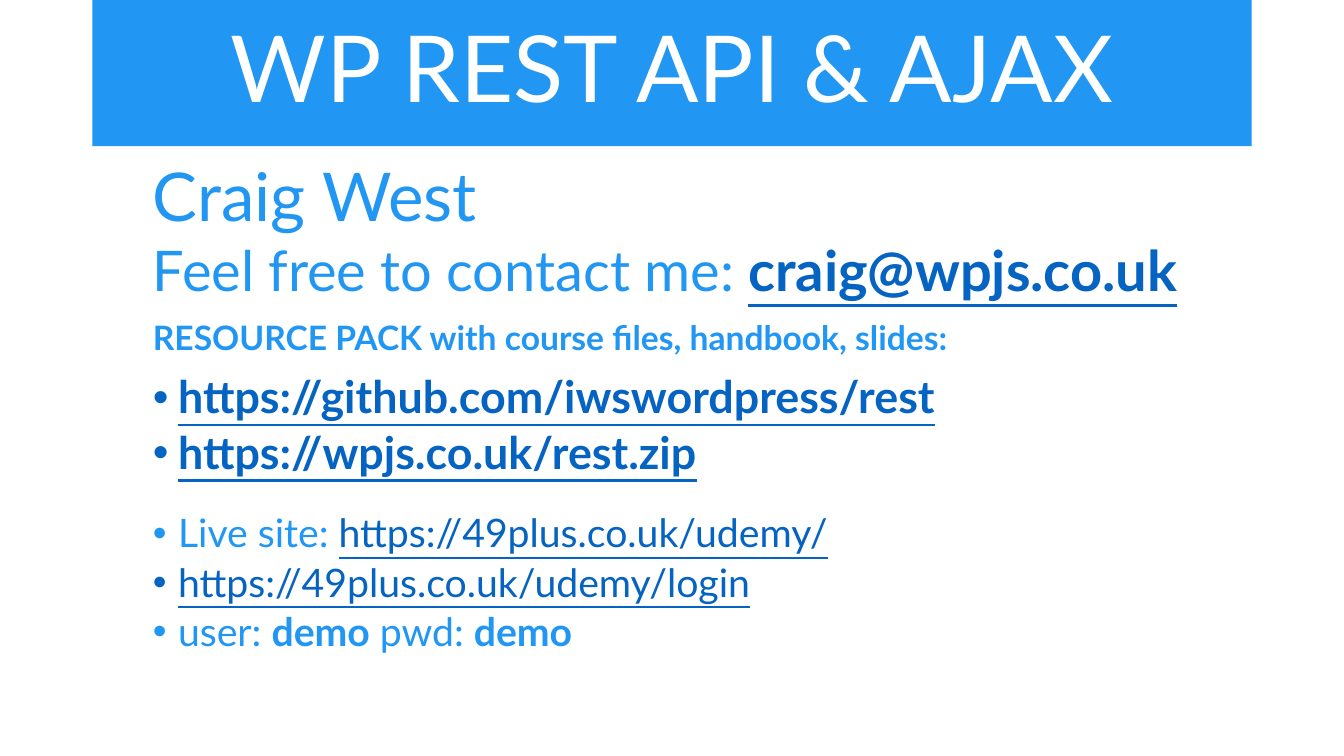
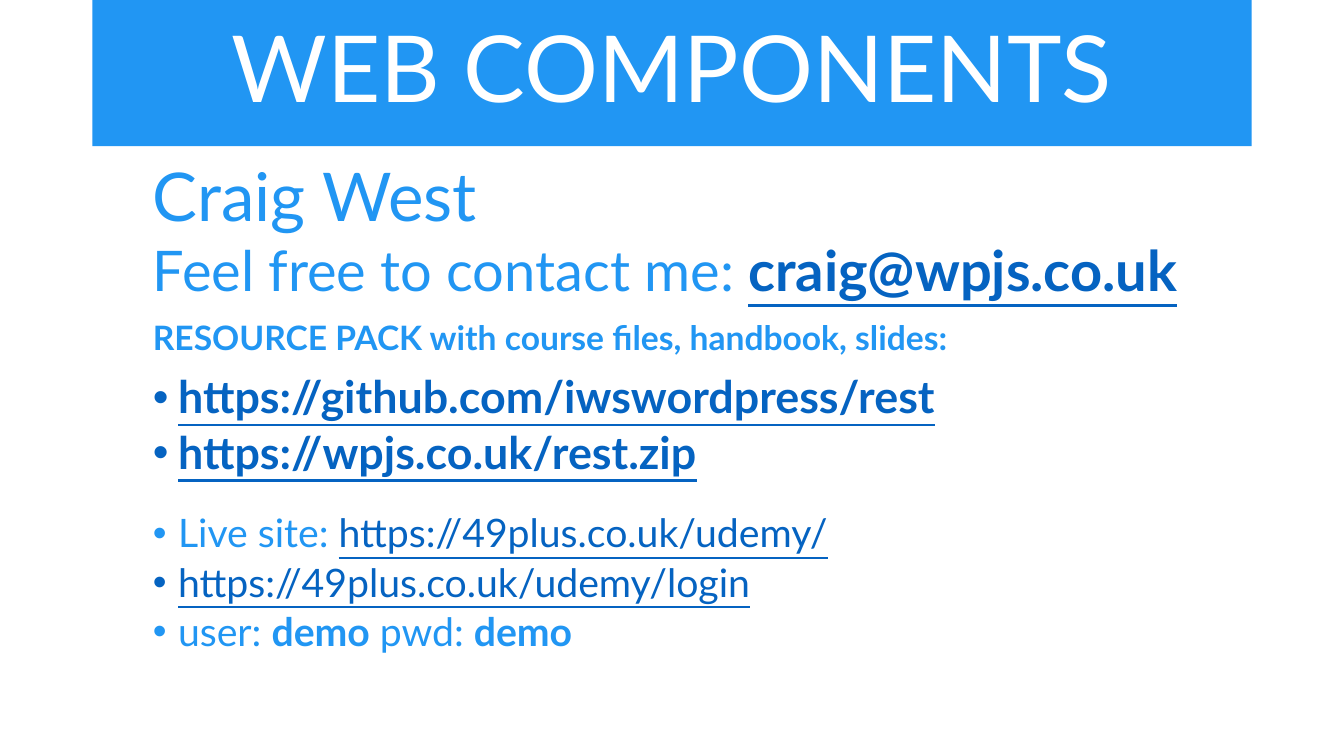
Before and after one commit to iwswordpress/rest, a slide deck: slide 1 of rest-api-workshop.pptx. Drawn at 1344x756 pixels with LibreOffice and Linux fonts; fonts in the diff are those of the drawing. Boxes give left, top, right and bottom in pixels: in the first picture for what was removed or moved away, otherwise in the second. Text is boxed around its words. In the diff, an @@ line names an element or a change of style, - is before the commit and + after.

```diff
--- a/rest-api-workshop.pptx
+++ b/rest-api-workshop.pptx
@@ title at (232,35,1112,103): text changed @@
-WP REST API & AJAX
+WEB COMPONENTS
```
Also in this commit, not shown: 4 other slides changed, 2 slides removed, 4 other files.
